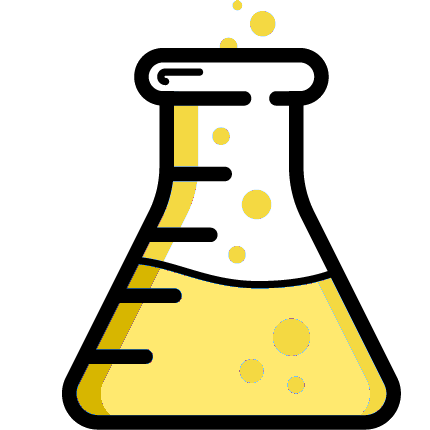
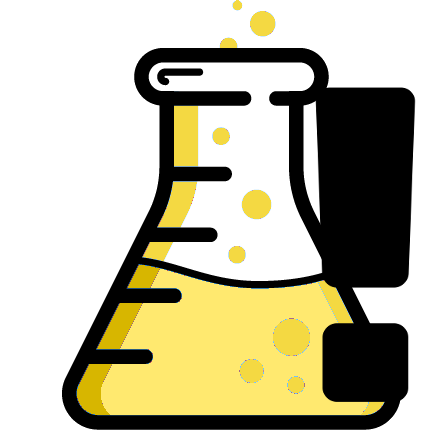
Comparing the layer stacks of the two 430 x 430 images. Changes:
added layer "warning.png" above "test.png" over (x1=315, y1=87, x2=416, y2=402)
